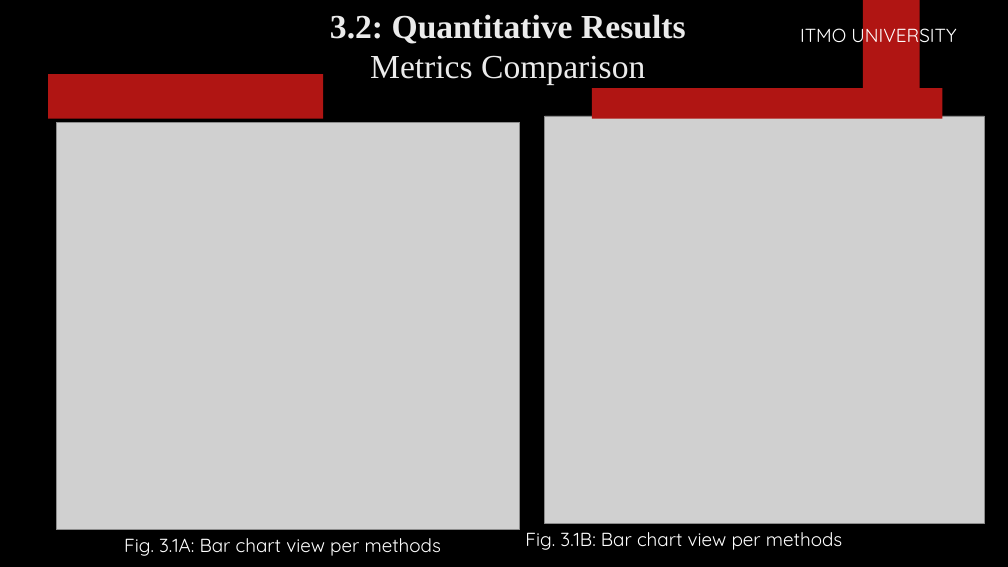
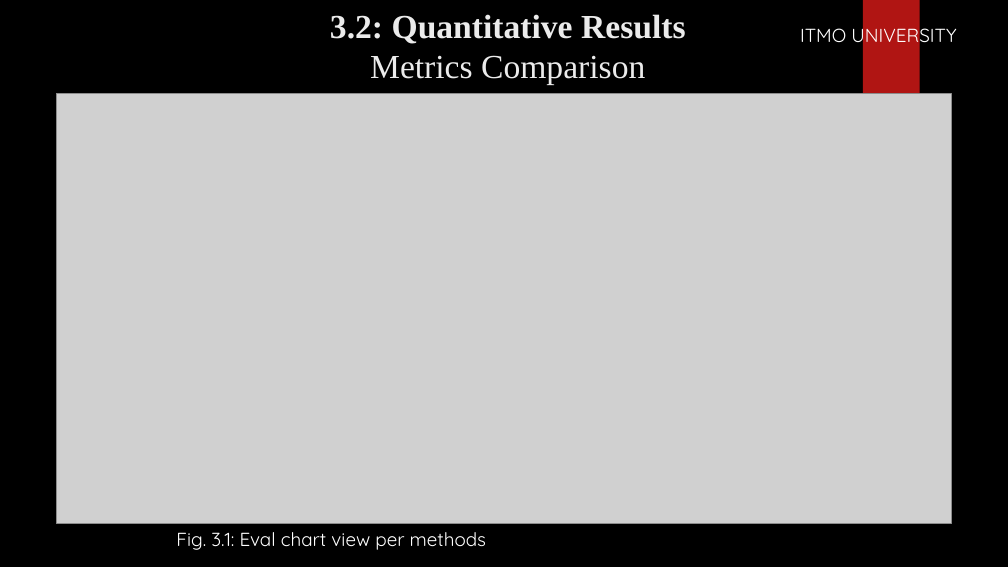
Before and after one commit to PrinssAlex/3dgs-dynamic-masking-47, a slide deck: slide 10 of 3D Gaussian_Splatting via Masking Dynamic Objects.pptx. Drawn at 1008x567 pixels with LibreOffice and Linux fonts; fonts in the diff are those of the drawing; grey boxes stand for pictures; background and template pictures are left out. Boxes give left, top, right and bottom in pixels: in the first picture for what was removed or moved away, otherwise in the second. Text is boxed around its words. In the diff, an @@ line names an element or a change of style, - is before the commit and + after.

```diff
--- a/3D Gaussian_Splatting via Masking Dynamic Objects.pptx
+++ b/3D Gaussian_Splatting via Masking Dynamic Objects.pptx
@@ rectangle removed at box(48, 74, 324, 119) @@
@@ rectangle removed at box(592, 88, 943, 118) @@
@@ picture added at box(57, 94, 951, 524) @@
@@ picture removed at box(544, 116, 985, 523) @@
@@ picture removed at box(57, 123, 520, 530) @@
@@ text removed at box(124, 538, 441, 556) @@
-Fig. 3.1A: Bar chart view per methods
@@ text at box(176, 532, 486, 550): text changed @@
-Fig. 3.1B: Bar chart view per methods
+Fig. 3.1: Eval chart view per methods
```
Also in this commit, not shown: 4 other slides changed.
